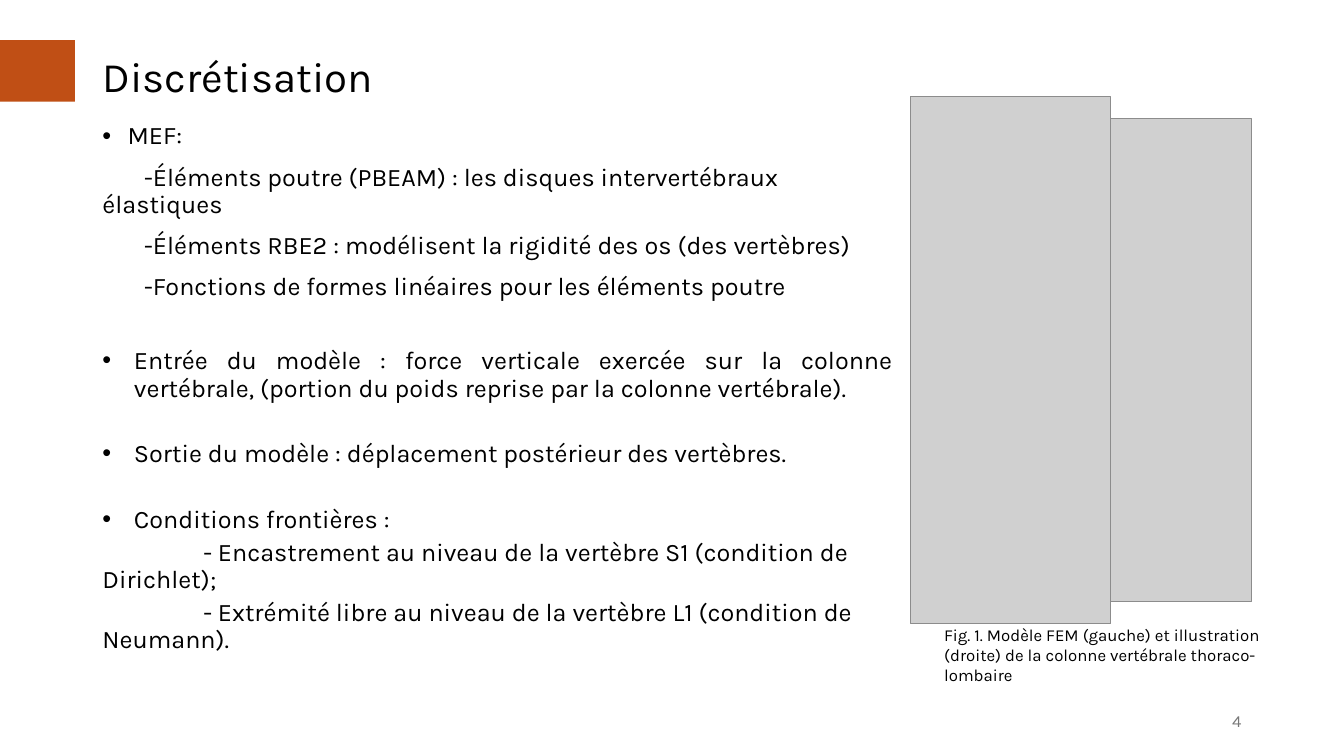
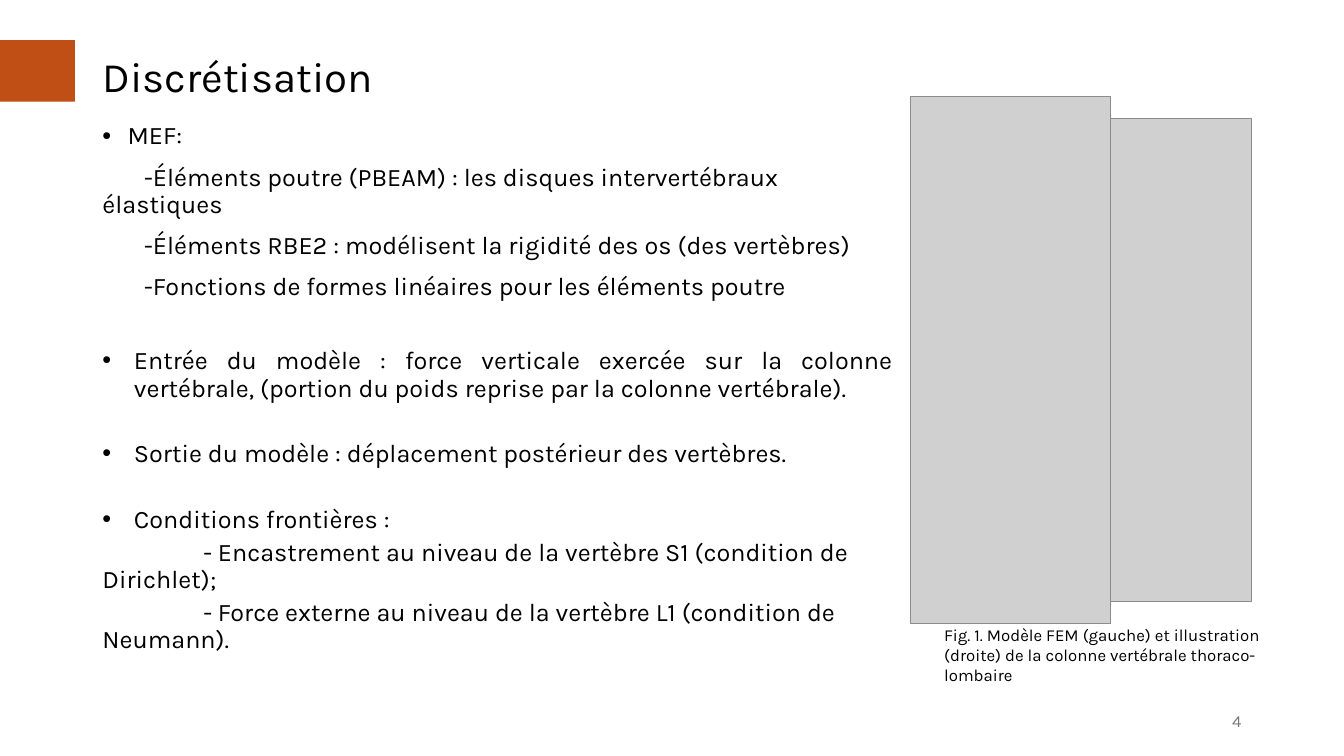
Before and after one commit to AcileSf/MEC8211ProjetFinal, a slide deck: slide 4 of Presentation_Projet.pptx. Drawn at 1344x756 pixels with LibreOffice and Linux fonts; fonts in the diff are those of the drawing; grey boxes stand for pictures. Boxes give left, top, right and bottom in pixels: in the first picture for what was removed or moved away, otherwise in the second. Text is boxed around its words. In the diff, an @@ line names an element or a change of style, - is before the commit and + after.

```diff
--- a/Presentation_Projet.pptx
+++ b/Presentation_Projet.pptx
@@ text at box(102, 602, 835, 651): text changed @@
-- Extrémité libre au niveau de la vertèbre L1 (condition de Neumann).
+- Force externe au niveau de la vertèbre L1 (condition de Neumann).
```
Also in this commit, not shown: 2 other slides changed, 1 other file.
